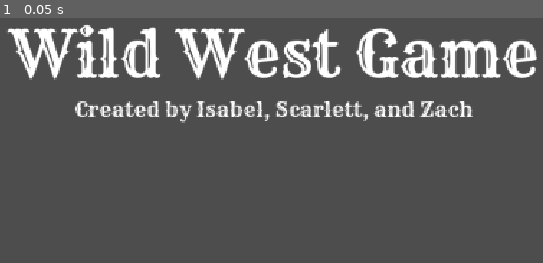
Above: before the commit, frame 1.
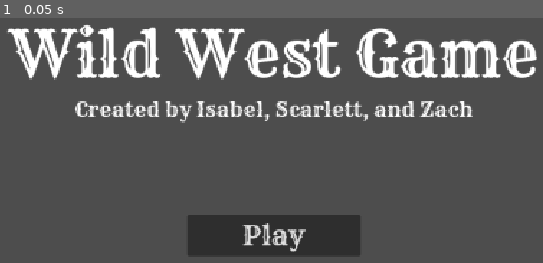
Above: after the commit, the same moment.

Repository: iltusing/hoohacks26
Game: Godot game, scene res://scenes/title.tscn
The game is run twice, just before and just after one commit, with the same random seed, the same clock (stepped at 60 frames per second) and the same inputs.
Inputs:
- Up to frame 1 (0.05 s): no input

The runs differ from the first frame. In frame 1, 5.0% of the frame differs, in the area x 34-67%, y 80-97%.

Commit message:
Add play button

Diff:
--- a/wild-west-game/scenes/title.tscn
+++ b/wild-west-game/scenes/title.tscn
@@ -1,6 +1,8 @@
 [gd_scene format=3 uid="uid://bb45tt6exka7b"]
 
 [ext_resource type="FontFile" uid="uid://b0ttca7j2s5x0" path="res://assets/Fonts/rye.ttf" id="1_4ignj"]
+
+[sub_resource type="StyleBoxEmpty" id="StyleBoxEmpty_4ignj"]
 
 [node name="Title" type="MarginContainer" unique_id=1664753609]
 anchors_preset = 15
@@ -31,3 +33,16 @@
 theme_override_fonts/font = ExtResource("1_4ignj")
 theme_override_font_sizes/font_size = 30
 text = "Created by Isabel, Scarlett, and Zach"
+
+[node name="HSeparator" type="HSeparator" parent="VBoxContainer" unique_id=1458002189]
+custom_minimum_size = Vector2(0, 125)
+layout_mode = 2
+theme_override_styles/separator = SubResource("StyleBoxEmpty_4ignj")
+
+[node name="Play" type="Button" parent="VBoxContainer" unique_id=604020500]
+custom_minimum_size = Vector2(250, 0)
+layout_mode = 2
+size_flags_horizontal = 4
+theme_override_fonts/font = ExtResource("1_4ignj")
+theme_override_font_sizes/font_size = 40
+text = "Play"
